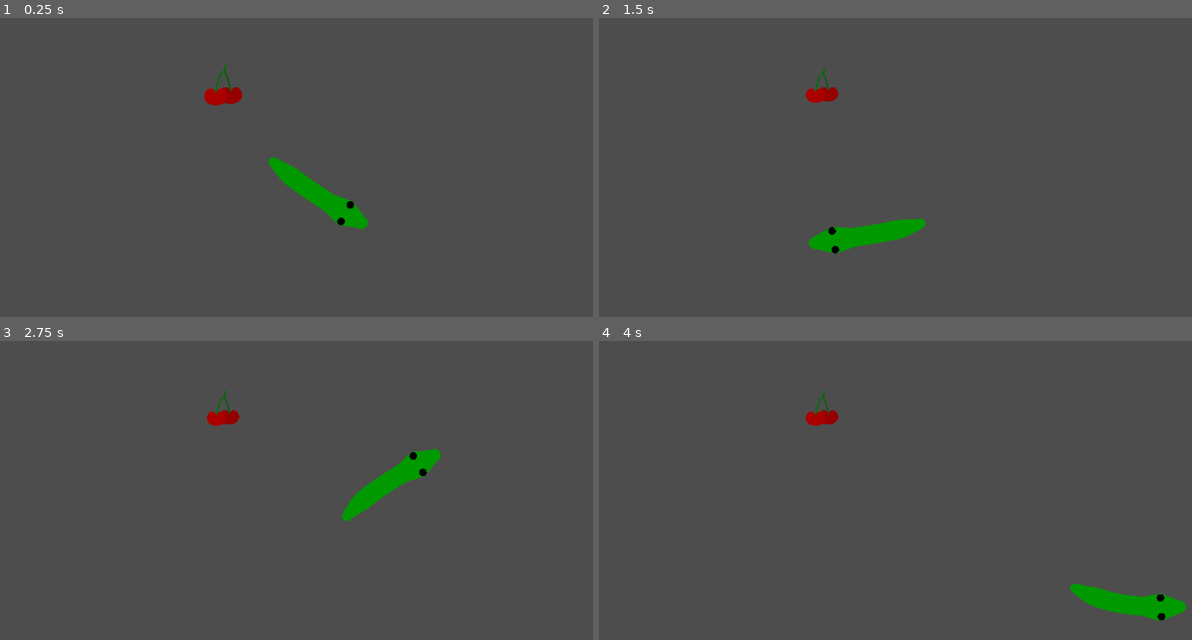
Above: before the commit, frames 1-4 (two rows, left to right).
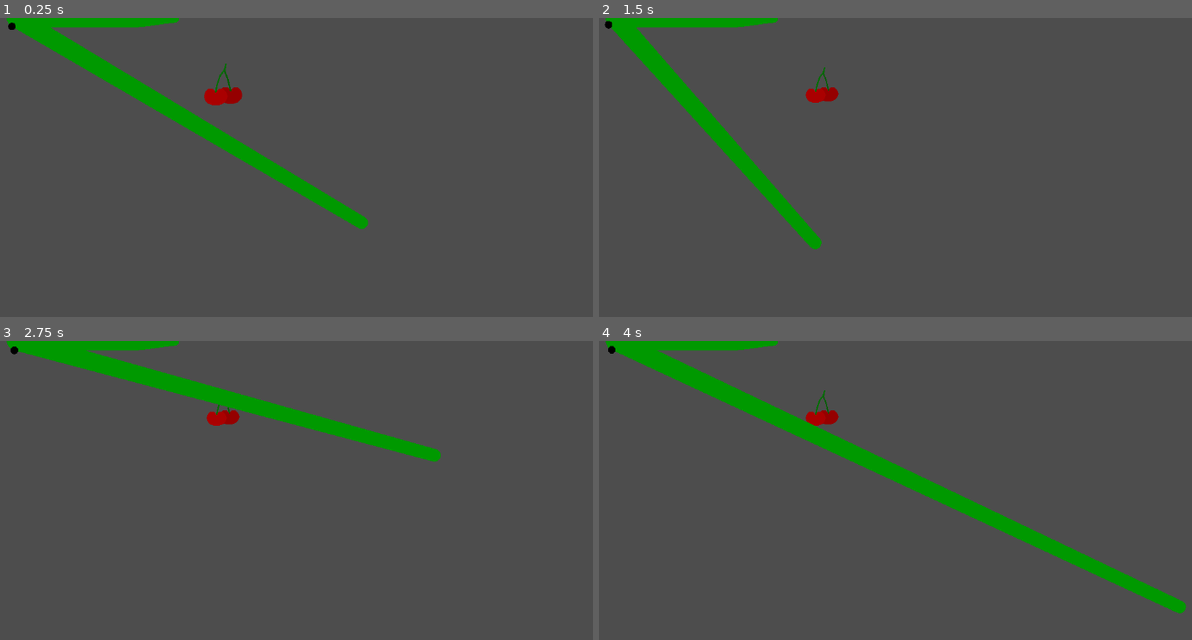
Above: after the commit, the same moments.

Repository: dbedggood/snake
Game: Godot game, scene res://project/main.tscn
Two runs of this game, one before a commit and one after it. Both use one fixed random seed, a clock stepped at 60 frames per second and the inputs below.
Inputs (mouse positions are in pixels of both pictures, inside the frame that each line leads up to):
- Up to frame 1 (0.25 s): no input
- Up to frame 2 (1.5 s): tap Enter at 0.5 s; move the mouse to (1120, 203) at 0.52 s; tap Space at 1.25 s; move the mouse to (812, 242) at 1.27 s
- Up to frame 3 (2.75 s): tap Enter at 2 s; move the mouse to (432, 454) at 2.02 s
- Up to frame 4 (4 s): tap Space at 2.75 s; move the mouse to (925, 628) at 2.77 s; tap Enter at 3.5 s; move the mouse to (1180, 607) at 3.52 s

The runs differ from the first frame. In frame 1, 4.0% of the frame differs, in the area x 1-62%, y 0-71%; in frame 2, 4.6%; in frame 3, 5.4%; in frame 4, 7.1%, in the area x 1-100%, y 0-94%.

Commit message:
Add snake class

Diff:
--- a/project/snake/body.gd
+++ b/project/snake/body.gd
@@ -1,4 +1,4 @@
-extends Line2D
+extends Snake
 
 signal grown
 
@@ -7,9 +7,13 @@
 @onready var tail = $"../Tail"
 
 
+func _ready():
+	pass
+
+
 func _process(_delta):
 	set_point_position(0, head.get_point_position(Constants.HEAD_BASE_POINT_INDEX))
-	snake.set_constrained_nodes(self, Constants.BODY_MAX_POINT_DISTANCE)
+	snake.set_constrained_nodes(Constants.BODY_MAX_POINT_DISTANCE)
 
 
 func _on_snake_ate_cherries():
@@ -19,5 +23,6 @@
 
 
 func grow_body():
-	add_point(tail.get_point_position(1))
+	var new_point_position = tail.get_point_position(1)
+	add_point(new_point_position)
 	grown.emit()
--- a/project/snake/head.gd
+++ b/project/snake/head.gd
@@ -1,4 +1,4 @@
-extends Line2D
+extends Snake
 
 @onready var snake = $".."
 
@@ -6,7 +6,7 @@
 func _process(_delta):
 	var head_tip_position = get_global_mouse_position()
 	set_point_position(Constants.HEAD_TIP_POINT_INDEX, head_tip_position)
-	snake.set_constrained_nodes(self, Constants.HEAD_MAX_POINT_DISTANCE)
+	snake.set_constrained_nodes(Constants.HEAD_MAX_POINT_DISTANCE)
 
 
 func _draw():
--- a/project/snake/snake.gd
+++ b/project/snake/snake.gd
@@ -1,17 +1,18 @@
-extends Node2D
+class_name Snake
+extends Line2D
 
 signal ate_cherries
 
 
-func set_constrained_nodes(target_node, max_point_distance):
-	for point_index in range(1, target_node.get_point_count()):
-		var previous_point_position = target_node.get_point_position(point_index - 1)
-		var current_point_position = target_node.get_point_position(point_index)
+func set_constrained_nodes(max_point_distance):
+	for point_index in range(1, get_point_count()):
+		var previous_point_position = get_point_position(point_index - 1)
+		var current_point_position = get_point_position(point_index)
 		var previous_to_current_vector = current_point_position - previous_point_position
 		var constrained_new_position = (
 			previous_point_position + previous_to_current_vector.normalized() * max_point_distance
 		)
-		target_node.set_point_position(point_index, constrained_new_position)
+		set_point_position(point_index, constrained_new_position)
 
 
 func _on_cherries_eaten():
--- a/project/snake/snake.tscn
+++ b/project/snake/snake.tscn
@@ -19,7 +19,7 @@
 [sub_resource type="CircleShape2D" id="CircleShape2D_54wsa"]
 radius = 5.0
 
-[node name="Snake" type="Node2D"]
+[node name="Snake" type="Line2D"]
 z_index = 1
 script = ExtResource("1_l3j4s")
 metadata/_edit_group_ = true
--- a/project/snake/tail.gd
+++ b/project/snake/tail.gd
@@ -1,4 +1,4 @@
-extends Line2D
+extends Snake
 
 @onready var snake = $".."
 @onready var body = $"../Body"
@@ -7,7 +7,7 @@
 func _process(_delta):
 	var tail_base_position = body.get_point_position(body.get_point_count() - 1)
 	set_point_position(0, tail_base_position)
-	snake.set_constrained_nodes(self, Constants.BODY_MAX_POINT_DISTANCE)
+	snake.set_constrained_nodes(Constants.BODY_MAX_POINT_DISTANCE)
 
 
 func _on_body_grown():
